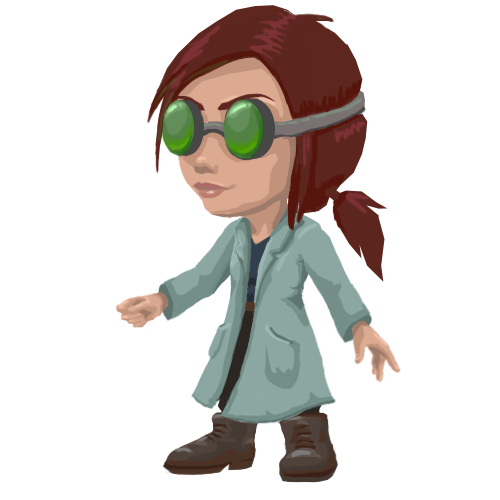
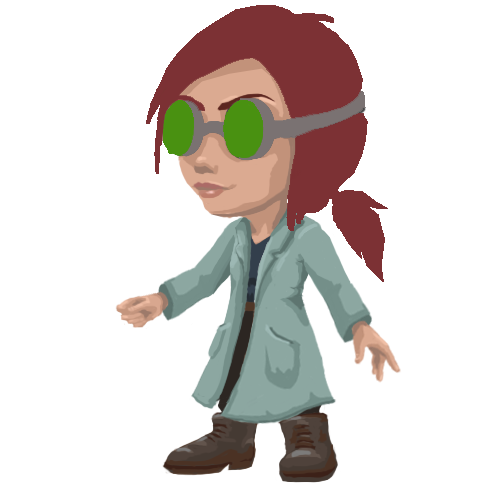
Layer changes from the first 500px x 500px image to the second:
painted on "head" over [146, 5, 388, 282]
